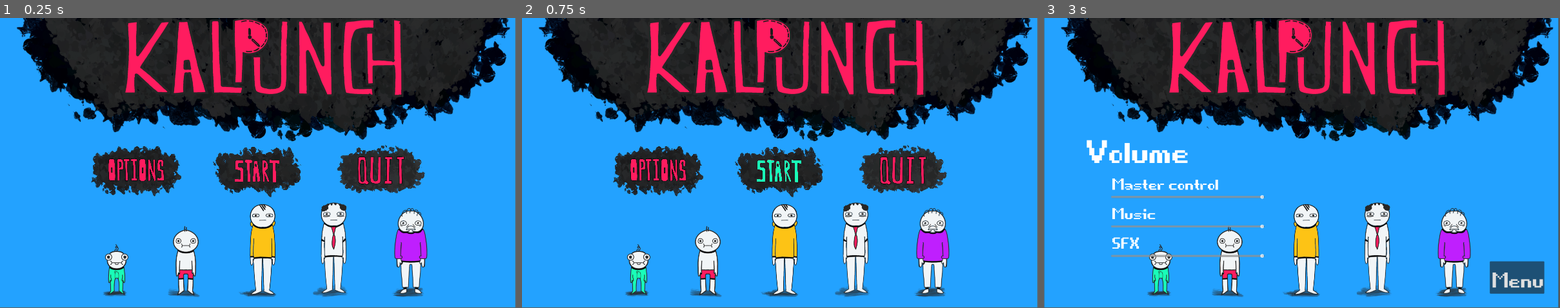
Above: before the commit, frames 1-3 (left to right).
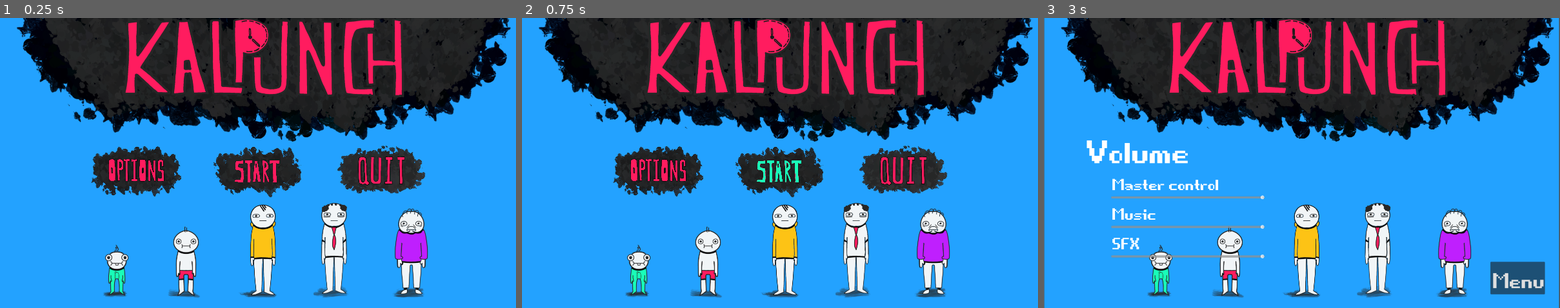
Above: after the commit, the same moments.

Repository: Realex78/KalPunch
Game: Godot game, scene res://menu.tscn
Same seed, same stepped clock (60 frames per second), same inputs: the game is played once before the commit and once after it.
Inputs (mouse positions are in pixels of both pictures, inside the frame that each line leads up to):
- Up to frame 1 (0.25 s): no input
- Up to frame 2 (0.75 s): click (780, 171) at 0.5 s
- Up to frame 3 (3 s): click (1302, 171) at 1.25 s; click (1302, 171) at 2 s; click (1178, 171) at 2.75 s
In our replay, the window is 799x449 before the commit and 800x450 after it. These sizes can differ from the game's own. Grey fills any space a smaller window leaves; there, only what the larger window draws over its background counts as a difference.

The runs differ from the first frame. In frame 1, 5.1% of the frame differs, in the area x 4-99%, y 0-97%; in frame 2, 5.1%; in frame 3, 5.7%, in the area x 0-100%, y 0-100%.

Commit message:
pause screen!

Diff:
--- /dev/null
+++ b/pause_screen.tscn
@@ -0,0 +1,84 @@
+[gd_scene load_steps=4 format=3 uid="uid://cp2bs64nlrquw"]
+
+[ext_resource type="Texture2D" uid="uid://cdmvt1k2gb2gl" path="res://Assets/Visuals/ControllerScreen/Background.png" id="1_ltg17"]
+[ext_resource type="FontFile" uid="uid://or3htumpegrb" path="res://Assets/Visuals/TitleScreen/game_over.ttf" id="2_cam8o"]
+[ext_resource type="Script" path="res://scripts/quit.gd" id="3_50qol"]
+
+[node name="PauseScreen" type="Control"]
+layout_mode = 3
+anchors_preset = 15
+anchor_right = 1.0
+anchor_bottom = 1.0
+grow_horizontal = 2
+grow_vertical = 2
+
+[node name="CanvasLayer" type="CanvasLayer" parent="."]
+
+[node name="TextureRect" type="TextureRect" parent="CanvasLayer"]
+anchors_preset = 15
+anchor_right = 1.0
+anchor_bottom = 1.0
+grow_horizontal = 2
+grow_vertical = 2
+texture = ExtResource("1_ltg17")
+expand_mode = 1
+stretch_mode = 5
+
+[node name="CanvasLayer2" type="CanvasLayer" parent="."]
+
+[node name="VBoxContainer" type="VBoxContainer" parent="CanvasLayer2"]
+anchors_preset = 8
+anchor_left = 0.5
+anchor_top = 0.5
+anchor_right = 0.5
+anchor_bottom = 0.5
+offset_left = -400.0
+offset_top = -101.0
+offset_right = 400.0
+offset_bottom = 101.0
+grow_horizontal = 2
+grow_vertical = 2
+alignment = 1
+
+[node name="RichTextLabel" type="RichTextLabel" parent="CanvasLayer2/VBoxContainer"]
+layout_mode = 2
+theme_override_fonts/normal_font = ExtResource("2_cam8o")
+theme_override_font_sizes/normal_font_size = 350
+text = "  ! PAUSED !"
+fit_content = true
+scroll_active = false
+
+[node name="spacer" type="Control" parent="CanvasLayer2/VBoxContainer"]
+custom_minimum_size = Vector2(0, 300)
+layout_mode = 2
+
+[node name="HBoxContainer" type="HBoxContainer" parent="CanvasLayer2/VBoxContainer"]
+layout_mode = 2
+alignment = 1
+
+[node name="quit" type="Button" parent="CanvasLayer2/VBoxContainer/HBoxContainer"]
+layout_mode = 2
+theme_override_colors/font_color = Color(1, 0, 0.356863, 1)
+theme_override_colors/font_hover_color = Color(0, 1, 0.701961, 1)
+theme_override_fonts/font = ExtResource("2_cam8o")
+theme_override_font_sizes/font_size = 250
+text = "Quit"
+script = ExtResource("3_50qol")
+
+[node name="spacer3" type="Control" parent="CanvasLayer2/VBoxContainer/HBoxContainer"]
+custom_minimum_size = Vector2(300, 0)
+layout_mode = 2
+
+[node name="resume" type="Button" parent="CanvasLayer2/VBoxContainer/HBoxContainer"]
+layout_mode = 2
+theme_override_colors/font_color = Color(1, 0, 0.356863, 1)
+theme_override_colors/font_hover_color = Color(0, 1, 0.701961, 1)
+theme_override_fonts/font = ExtResource("2_cam8o")
+theme_override_font_sizes/font_size = 250
+text = "Back"
+
+[node name="spacer2" type="Control" parent="CanvasLayer2/VBoxContainer"]
+custom_minimum_size = Vector2(0, 100)
+layout_mode = 2
+
+[connection signal="pressed" from="CanvasLayer2/VBoxContainer/HBoxContainer/quit" to="CanvasLayer2/VBoxContainer/HBoxContainer/quit" method="_on_pressed"]
--- a/project.godot
+++ b/project.godot
@@ -20,6 +20,7 @@
 window/size/viewport_width=1920
 window/size/viewport_height=1080
 window/size/mode=2
+window/stretch/mode="viewport"
 
 [input]
 
--- /dev/null
+++ b/scripts/quit.gd
@@ -0,0 +1,12 @@
+extends Button
+
+# Called when the node enters the scene tree for the first time.
+func _ready():
+	pass # Replace with function body.
+
+# Called every frame. 'delta' is the elapsed time since the previous frame.
+func _process(delta):
+	pass
+
+func _on_pressed():
+	get_tree().change_scene_to_file("res://menu.tscn")
